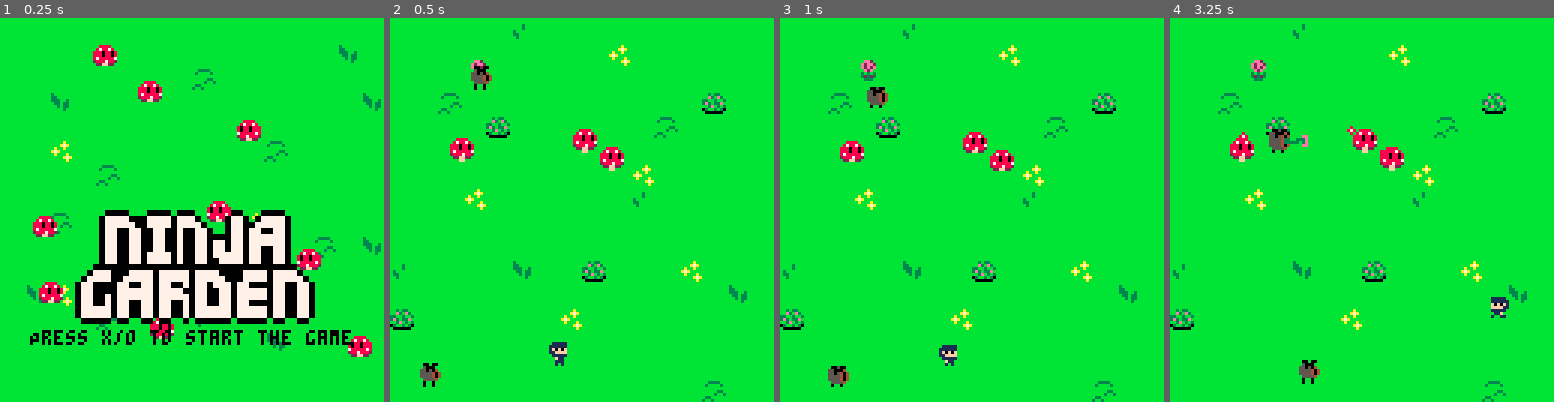
Above: before the commit, frames 1-4 (left to right).
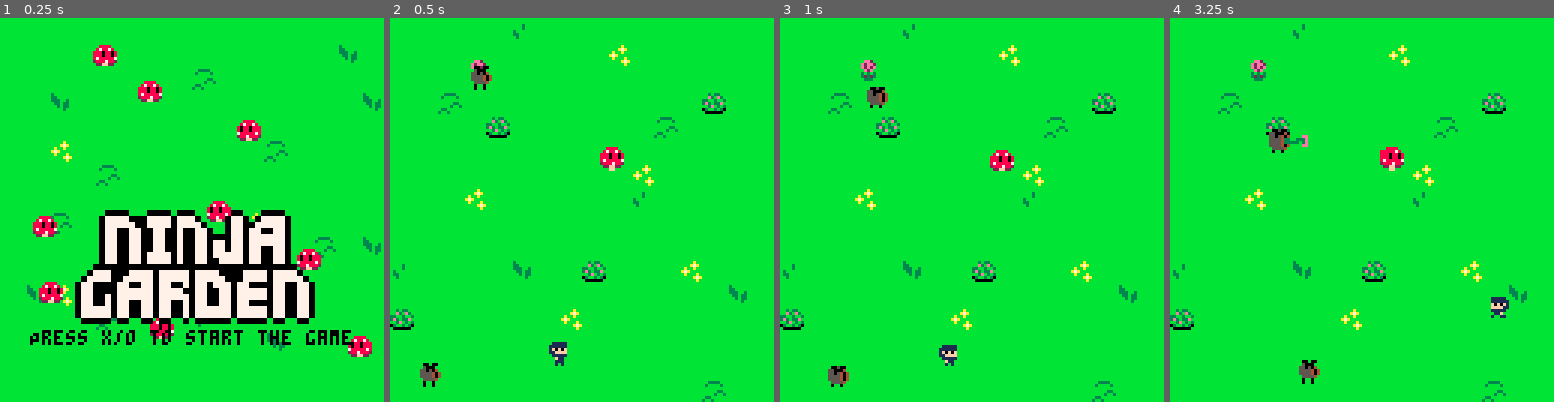
Above: after the commit, the same moments.

Repository: SnoozeTime/Spring2D_2025
Game: PICO-8 cartridge spring.p8
Same seed, same stepped clock (60 frames per second), same inputs: the game is played once before the commit and once after it.
Inputs:
- Up to frame 1 (0.25 s): no input
- Up to frame 2 (0.5 s): tap X (X key) at 0.33 s
- Up to frame 3 (1 s): tap O (Z key) at 0.7 s
- Up to frame 4 (3.25 s): tap X (X key) at 1.07, 1.85, 2.97 s; hold Right 1.6-2.1 s; tap O (Z key) every 0.4 s from 1.7 to 2.9 s; hold Up 2.15-2.42 s; hold Right 2.47-3.03 s; hold Left from 3.08 s (still down)

Frame 1 is identical in both runs. In frame 2, 0.6% of the frame differs, in the area x 15-54%, y 28-38%; in frame 3, 0.6%; in frame 4, 0.7%.

Commit message:
fix vine teleportation

Diff:
--- a/game.lua
+++ b/game.lua
@@ -17,7 +17,7 @@
            bounds = {w = 128, h = 128},
          }
   shrooms = {}
-  for i=1,3 do
+  for i=1,1 do
     add(shrooms, shroom:new{
       pos = {x = flr(rnd(120)), y = flr(rnd(120))},
       bounds = {w = 128, h = 128},
--- a/vine.lua
+++ b/vine.lua
@@ -26,6 +26,7 @@
     dir, len = math.normalize({x=flr(rnd(120))- o.pos.x, y=flr(rnd(120))-o.pos.y})
     o.dir = dir
     o.state = "walking"
+    o.caught_hero = false
     o.facing = sgn(o.dir.x)
     o.current_walk_frames = flr(rnd(self.MAX_WALK_FRAME-self.MIN_WALK_FRAME))+self.MIN_WALK_FRAME
     o.segments = 0
@@ -70,6 +71,7 @@
 
     -- release state
     self.release_counter = 0
+    self.caught_hero = false
 end
 
 
@@ -105,7 +107,7 @@
 
         -- first check collision with the hero
         local collided = false
-        if self.segments > 0 then
+        if self.segments > 0 and hero.state == "player_control" then
             local colcirc = {
                 x = self.pos.x + self.segments * 8 * sgn(self.dir.x),
                 y = self.pos.y,
@@ -117,6 +119,7 @@
             if col then
                 self.state = "attracting"
                 collided = true
+                self.caught_hero = true
                 hero:vine_catch()
             end
         end
@@ -140,7 +143,7 @@
 
 
         -- if hero was caught, update its position to the tip of the vine
-        if hero.state == "caught_by_vine" then
+        if hero.state == "caught_by_vine" and self.caught_hero then
             hero.pos.x = self.pos.x + self.segments * 8 * sgn(self.dir.x)
             hero.pos.y = self.pos.y
         end
@@ -154,7 +157,10 @@
 
         if self.segments == 0 then
             self.state = "walking"
-            hero:vine_release()
+
+            if self.caught_hero then
+                hero:vine_release()
+            end
 
             -- reinitialize the walking state
             self:reiinit()
